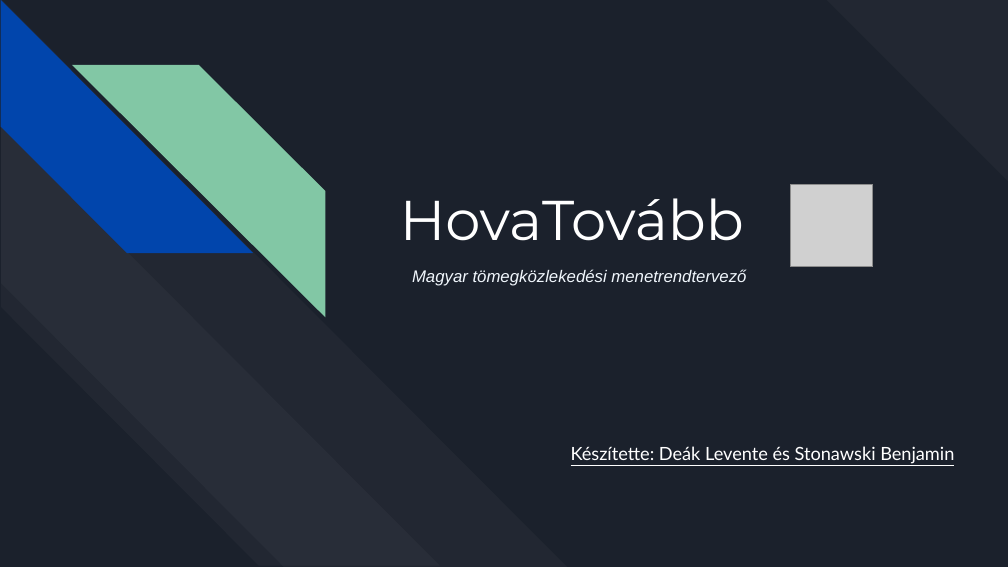
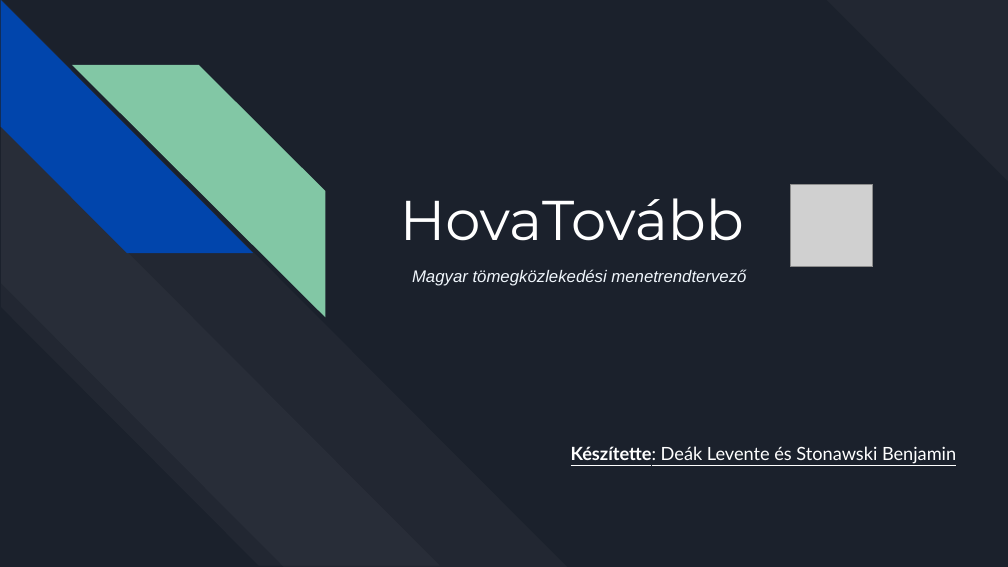
Before and after one commit to BenjaminStonawski/hovatovabb, a slide deck: slide 1 of prezi/hovatovabb.pptx. Drawn at 1008x567 pixels with LibreOffice and Linux fonts; fonts in the diff are those of the drawing; grey boxes stand for pictures. Boxes give left, top, right and bottom in pixels: in the first picture for what was removed or moved away, otherwise in the second. Text is boxed around its words. In the diff, an @@ line names an element or a change of style, - is before the commit and + after.

```diff
--- a/prezi/hovatovabb.pptx
+++ b/prezi/hovatovabb.pptx
@@ subtitle "Készítette: Deák Levente és Stonawski ..." at bbox=[571, 446, 956, 464]: bold on in "Készítette:" @@
```
Also in this commit, not shown: 1 other slide changed.
